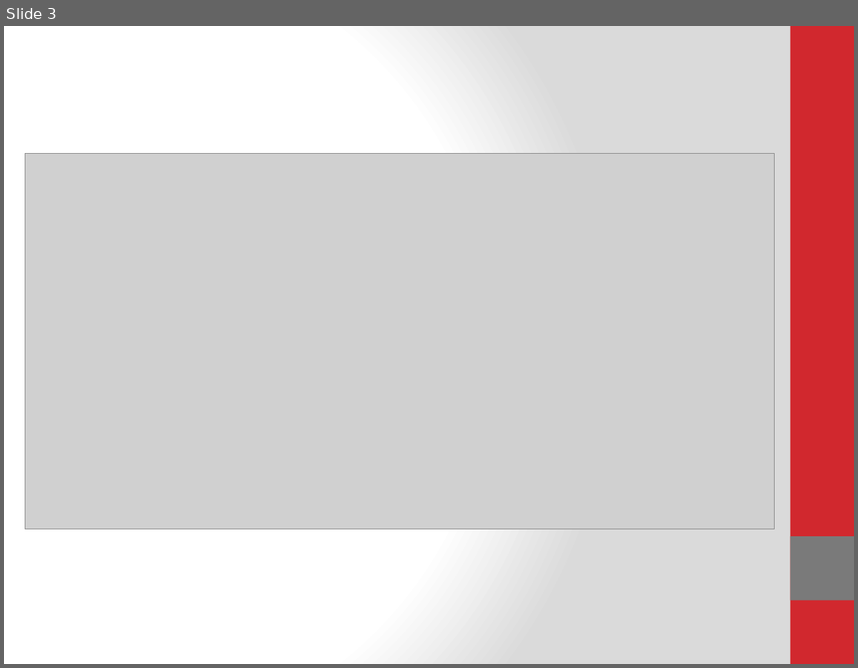
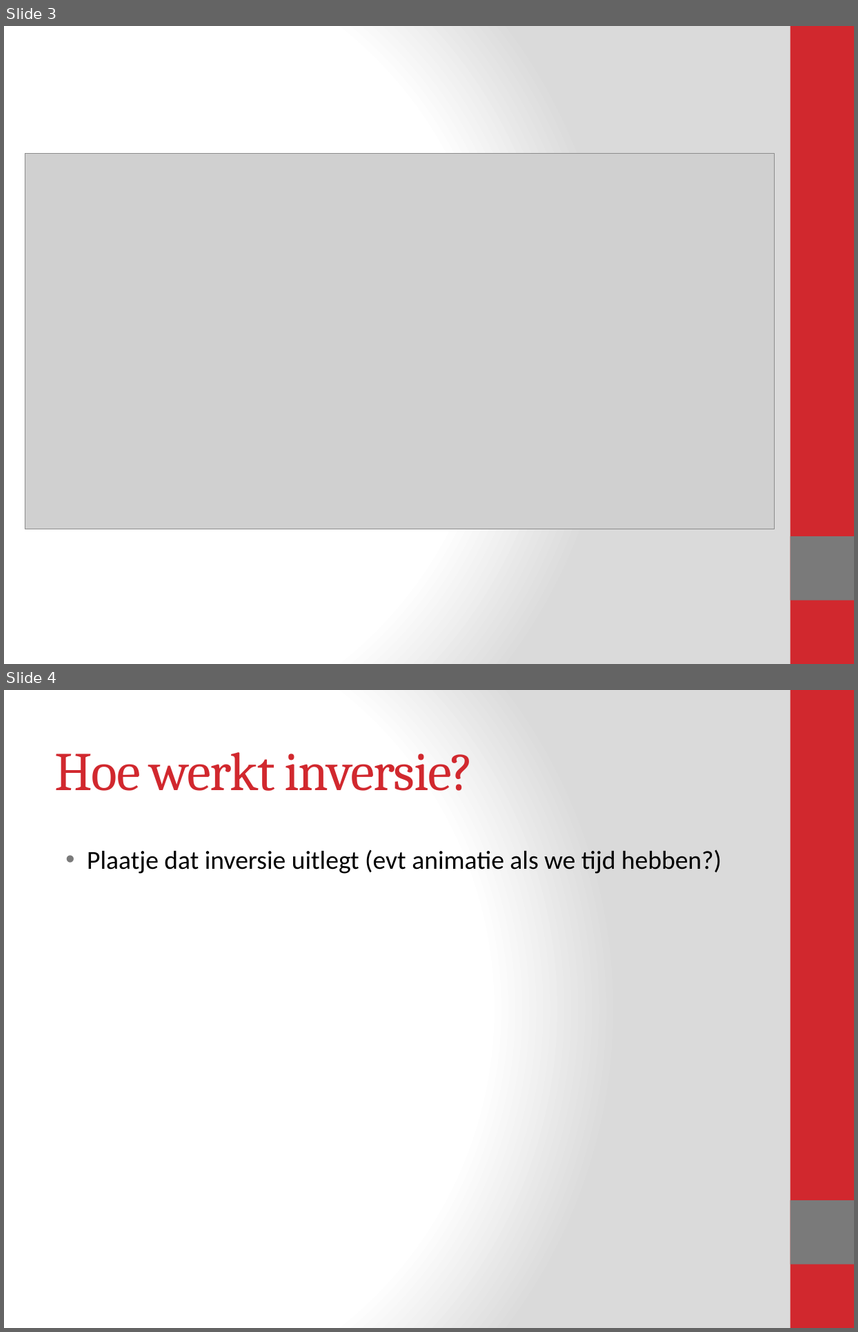
Before and after one commit to Blomr/Fruitvliegen, a slide deck: Fruitvliegen_Presentatie.pptx. Shown one above the other, each under a label of ours: slide 3 before the commit, slides 3 and 4 after it. The pictures are 858x668 and 858x1332 pixels, drawn with LibreOffice and Linux fonts; fonts in the diff are those of the drawing; grey boxes stand for pictures. Boxes give left, top, right and bottom in pixels: in the first picture for what was removed or moved away, otherwise in the second. Text is boxed around its words. In the diff, an @@ line names an element or a change of style, - is before the commit and + after.

```diff
--- a/Fruitvliegen_Presentatie.pptx
+++ b/Fruitvliegen_Presentatie.pptx
@@ slide 4 added at bbox=[4, 690, 854, 1328], background gradient #FFFFFF to #DADADA; not listed: 2 template elements that a slide beside it also shows @@
@@ title added at bbox=[55, 752, 474, 791], 46 pt, text #D1282E @@
+Hoe werkt inversie?
@@ text added at bbox=[87, 849, 722, 874], 22 pt, text #000000 @@
+• Plaatje dat inversie uitlegt (evt animatie als we tijd hebben?)
```
Also in this commit, not shown: 2 slides changed, 7 other slides added, 2 slides removed.
